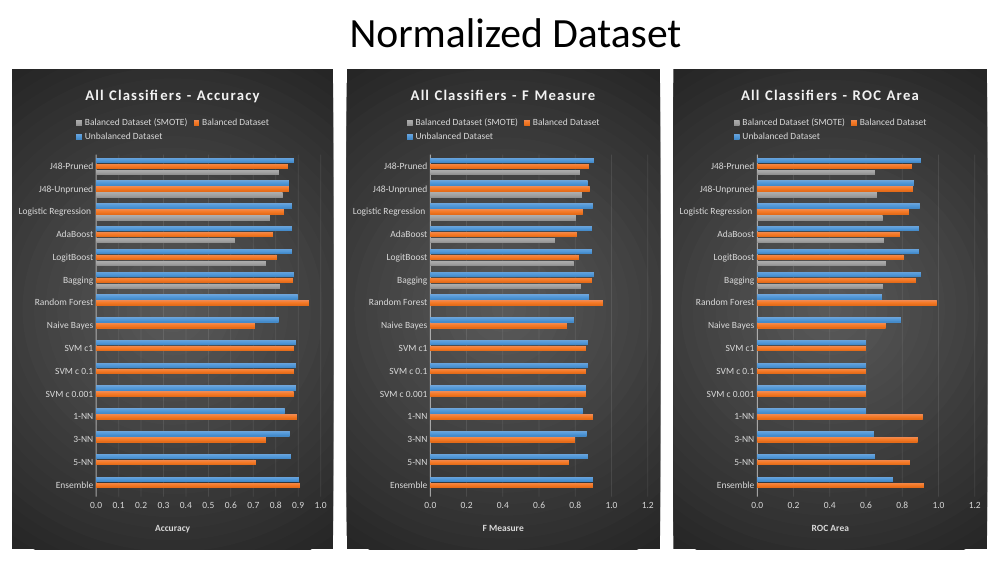
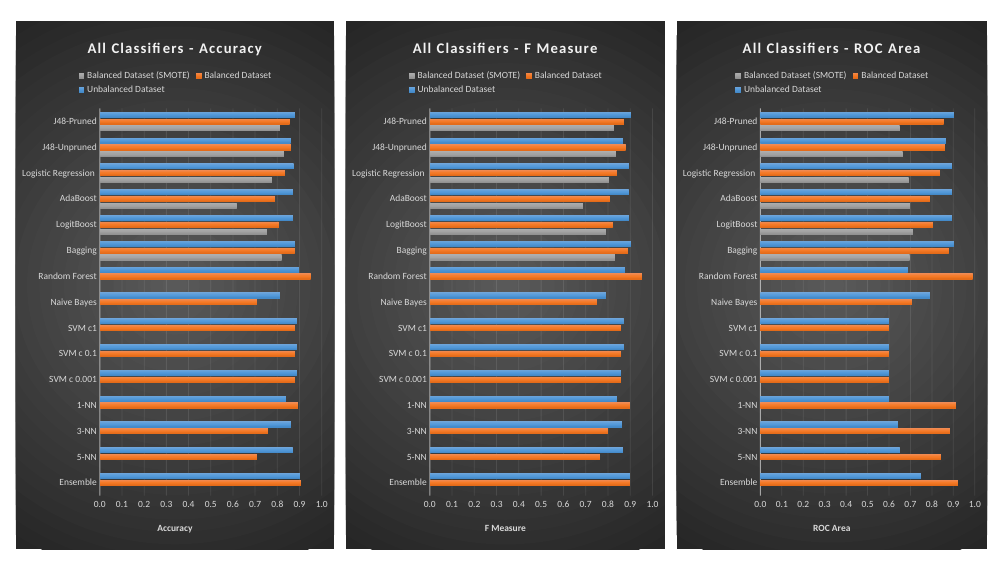
Before and after one commit to malughanshyam/MachineLearningFinalProject, a slide deck: slide 2 of Documents/Presentation/Charts in slides.pptx (slide 4 before the commit). Drawn at 1008x567 pixels with LibreOffice and Linux fonts; fonts in the diff are those of the drawing. Boxes give left, top, right and bottom in pixels: in the first picture for what was removed or moved away, otherwise in the second. Text is boxed around its words. In the diff, an @@ line names an element or a change of style, - is before the commit and + after.

```diff
--- a/Documents/Presentation/Charts in slides.pptx
+++ b/Documents/Presentation/Charts in slides.pptx
@@ bar chart: place and size @@
-bar chart at (12,70,333,550)
+bar chart at (16,21,334,550)
@@ bar chart at (346,21,665,550) @@
@@ value axis changed @@
@@ bar chart: place and size @@
-bar chart at (346,70,660,550)
+bar chart at (346,21,665,550)
@@ title removed at (350,18,681,48) @@
-Normalized Dataset
@@ bar chart at (677,21,988,550) @@
@@ value axis changed @@
@@ bar chart: place and size @@
-bar chart at (674,70,988,550)
+bar chart at (677,21,988,550)
```
Also in this commit, not shown: 2 other slides changed, 7 other files.
